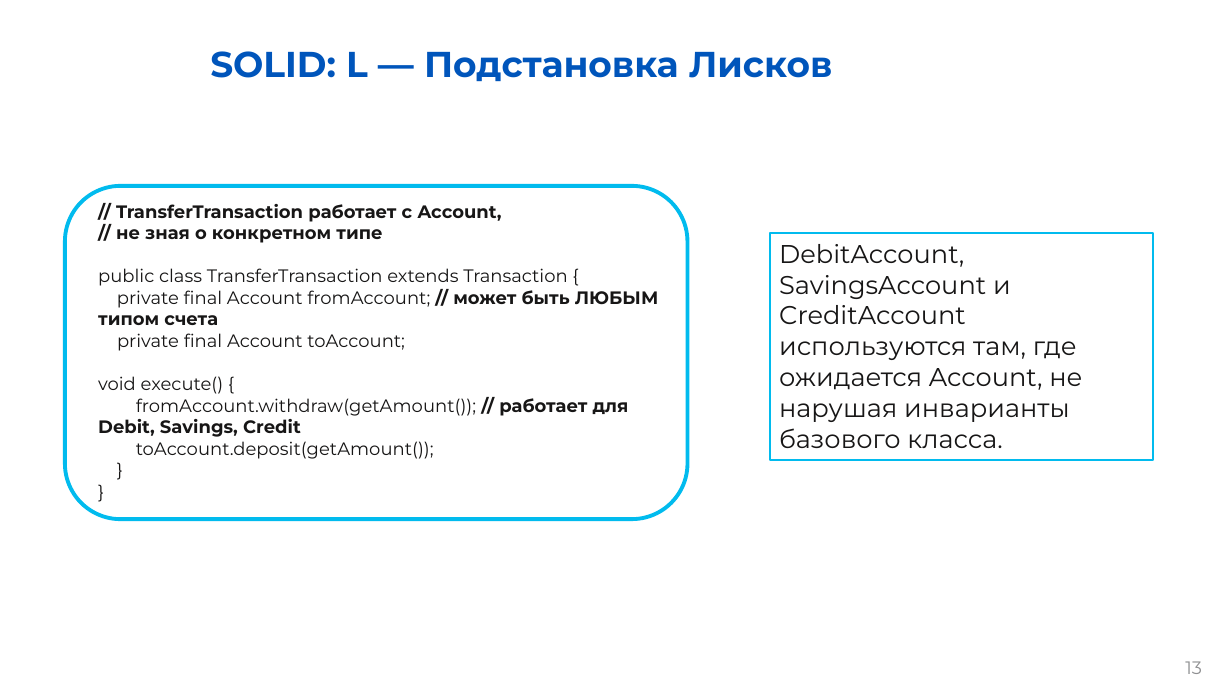
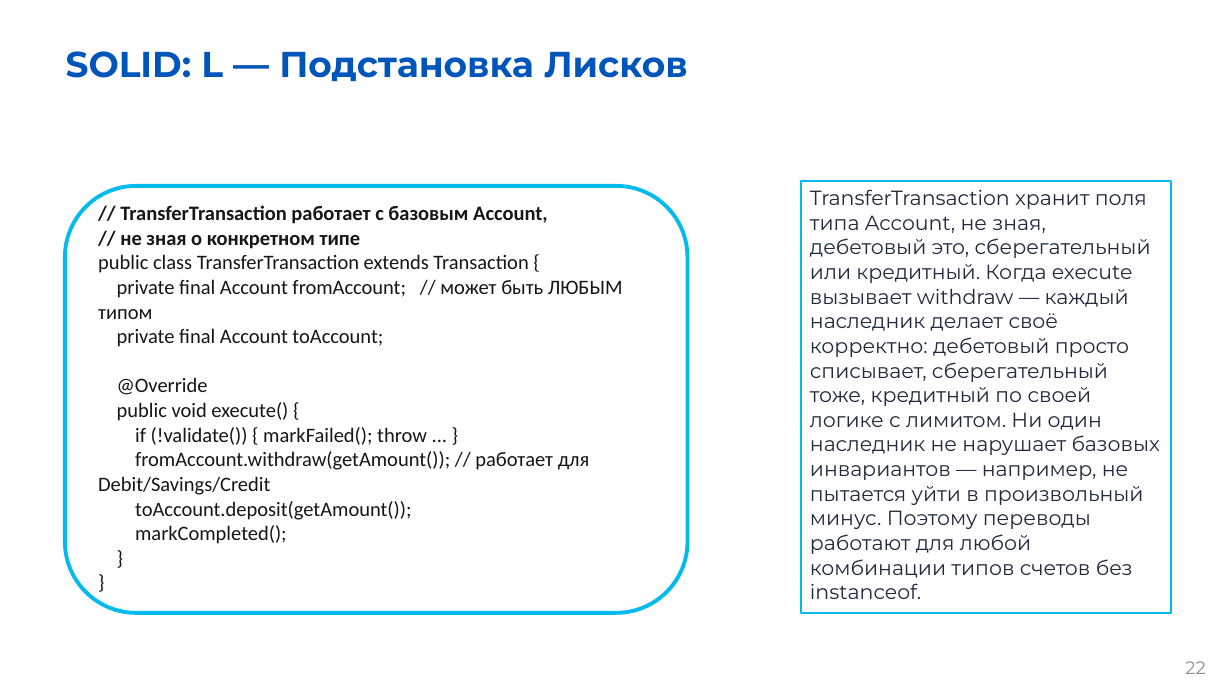
Before and after one commit to kmozgovoj11-rgb/bank_simulator, a slide deck: slide 22 of Презентация.pptx (slide 13 before the commit). Drawn at 1232x693 pixels with LibreOffice and Linux fonts; fonts in the diff are those of the drawing; background and template pictures are left out. Boxes give left, top, right and bottom in pixels: in the first picture for what was removed or moved away, otherwise in the second. Text is boxed around its words. In the diff, an @@ line names an element or a change of style, - is before the commit and + after.

```diff
--- a/Презентация.pptx
+++ b/Презентация.pptx
@@ title "SOLID: L — Подстановка Лисков" at (x1=66, y1=51, x2=688, y2=82): alignment centre to left @@
@@ rounded rectangle resized from (x1=65, y1=186, x2=688, y2=519) to (x1=65, y1=186, x2=688, y2=613) @@
@@ text at (x1=120, y1=205, x2=548, y2=224): text changed; size 14 to 16 pt; font Montserrat to Calibri @@
-// TransferTransaction работает с Account,
+// TransferTransaction работает с базовым Account,
@@ rectangle added at (x1=801, y1=180, x2=1172, y2=613), outline #01BBEE 1.5 pt, 16 pt, text #222A3F @@
+TransferTransaction хранит поля типа Account, не зная, дебетовый это, сберегательный или кредитный. Когда execute вызывает withdraw — каждый наследник делает своё корректно: дебетовый просто списывает, сберегательный тоже, кредитный по своей логике с лимитом. Ни один наследник не нарушает базовых инвариантов — например, не пытается уйти в произвольный минус. Поэтому переводы работают для любой комбинации типов счетов без instanceof.
@@ text at (x1=98, y1=235, x2=528, y2=520): size 14 to 16 pt, font Montserrat to Calibri in "// не зная о конкретном типе", "public class TransferTransaction extends Transaction {", "private final Account toAccount;", "toAccount.deposit(getAmount());" and 2 more places @@
@@ rectangle removed at (x1=770, y1=233, x2=1153, y2=460) @@
-DebitAccount, SavingsAccount и CreditAccount используются там, где ожидается Account, не нарушая инварианты базового класса.
@@ text at (x1=98, y1=279, x2=623, y2=319): text changed; size 14 to 16 pt; font Montserrat to Calibri @@
-private final Account fromAccount; // может быть ЛЮБЫМ типом счета
+private final Account fromAccount; // может быть ЛЮБЫМ типом
@@ text at (x1=98, y1=377, x2=590, y2=495): text changed; size 14 to 16 pt; font Montserrat to Calibri @@
-void execute() {
-fromAccount.withdraw(getAmount()); // работает для Debit, Savings, Credit
+@Override
+public void execute() {
+if (!validate()) { markFailed(); throw ... }
+fromAccount.withdraw(getAmount()); // работает для Debit/Savings/Credit
@@ text at (x1=135, y1=525, x2=287, y2=544): paragraph added @@
+markCompleted();
@@ page number at (x1=1185, y1=661, x2=1205, y2=674): text changed @@
-13
+22
```
Also in this commit, not shown: 15 other slides changed, 16 slides added, 2 slides removed.
